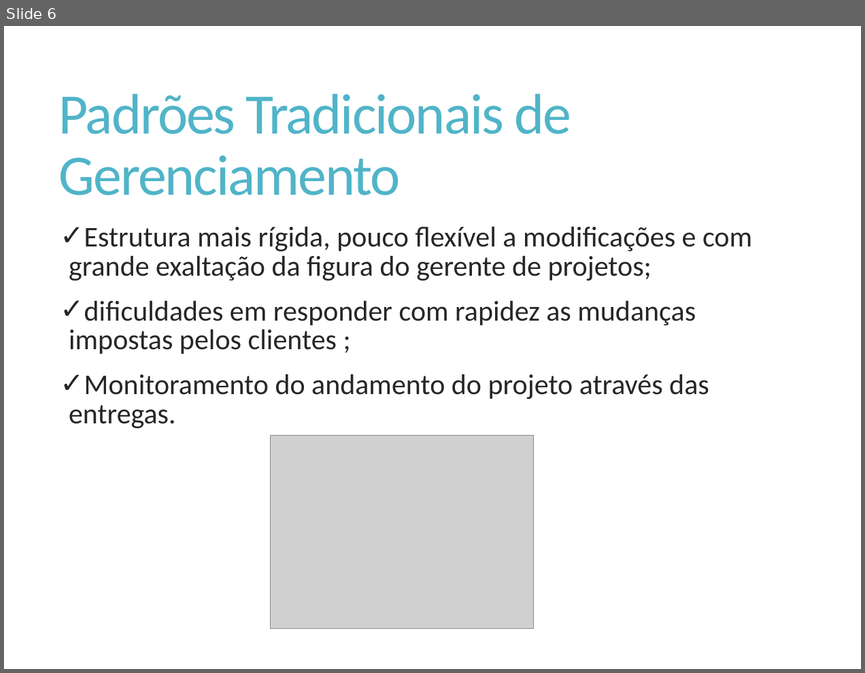
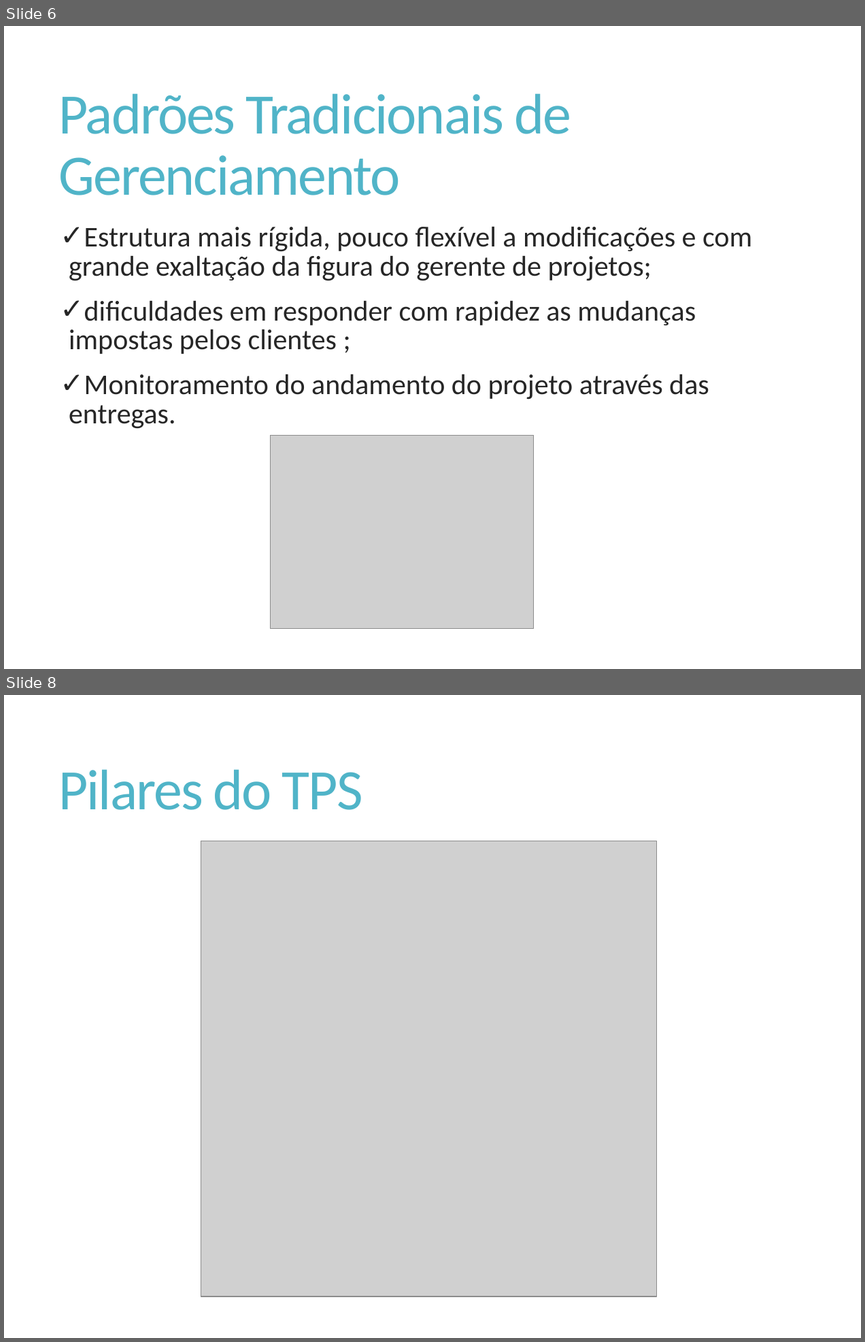
Before and after one commit to Elton-Garbin/TCC-2016, a slide deck: StartIdea/StartIdea.Docs/Apresentacao.pptx. Shown one above the other, each under a label of ours: slide 6 before the commit, slides 6 and 8 after it; the slides between them are not shown. The pictures are 865x673 and 865x1342 pixels, drawn with LibreOffice and Linux fonts; fonts in the diff are those of the drawing; grey boxes stand for pictures. Boxes give left, top, right and bottom in pixels: in the first picture for what was removed or moved away, otherwise in the second. Text is boxed around its words. In the diff, an @@ line names an element or a change of style, - is before the commit and + after.

```diff
--- a/StartIdea/StartIdea.Docs/Apresentacao.pptx
+++ b/StartIdea/StartIdea.Docs/Apresentacao.pptx
@@ slide 8 added at [4,695,861,1338], background #FFFFFF @@
@@ title added at [59,769,363,810], 48 pt, text #50B4C8 @@
+Pilares do TPS
@@ picture added at [201,841,656,1295] @@
```
Also in this commit, not shown: 2 slides changed, 12 other slides added.
